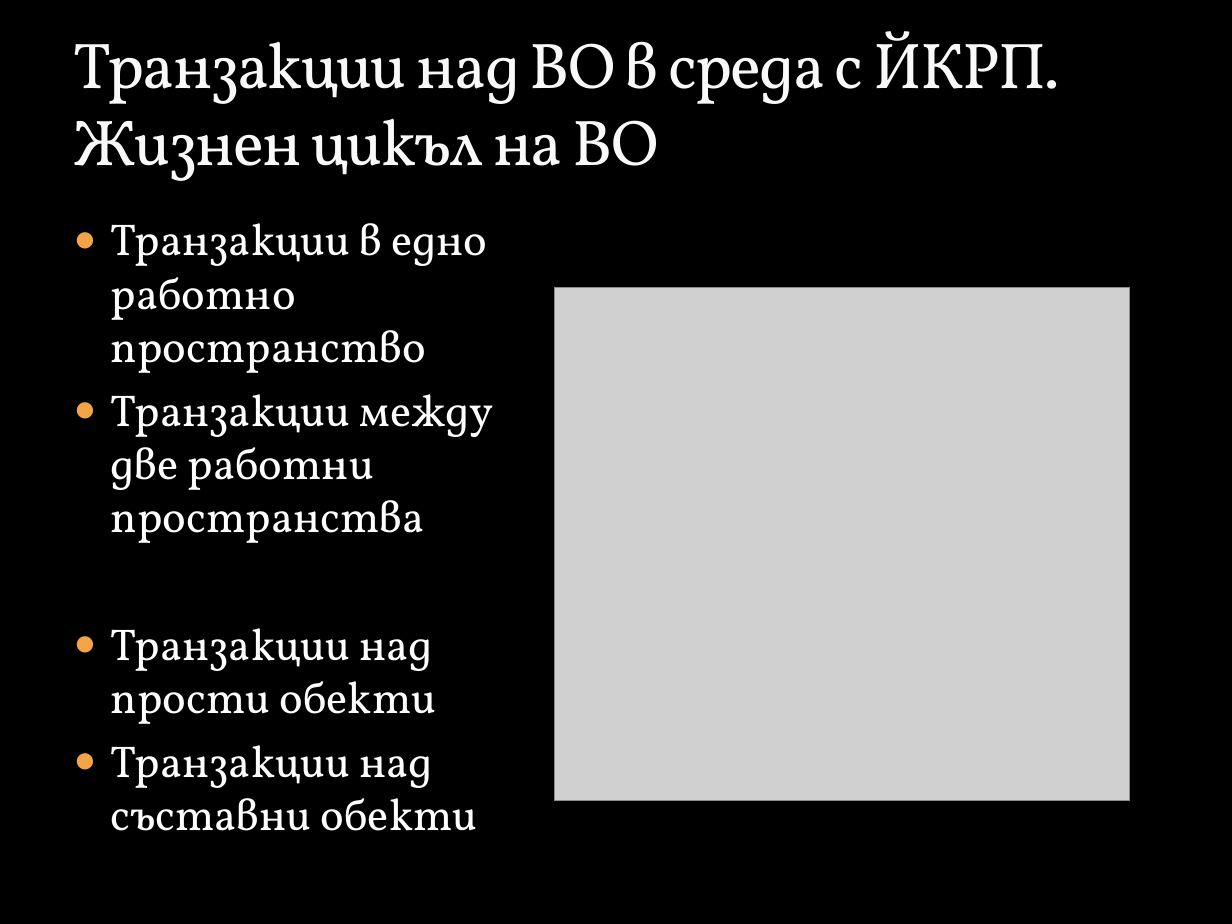
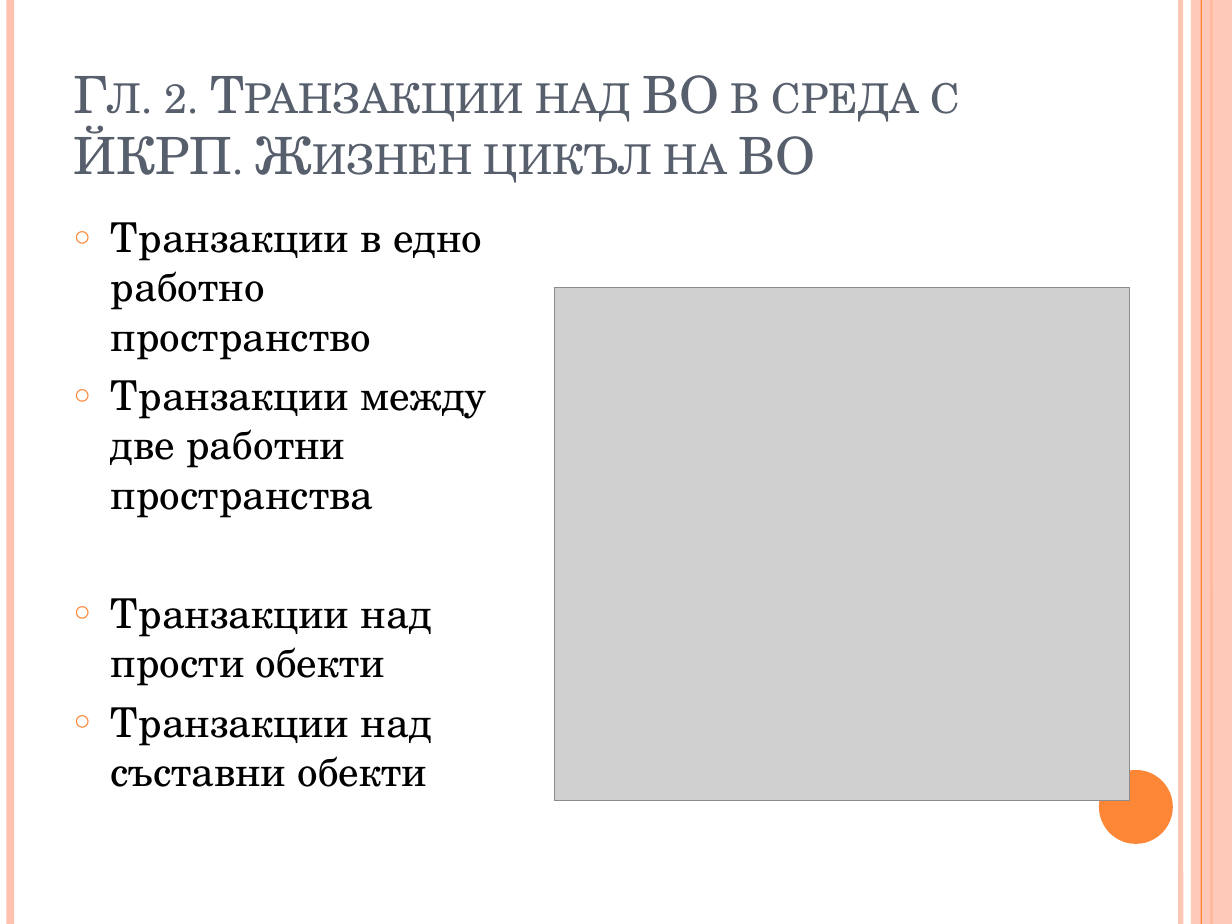
Before and after one commit to vjotov/versia, a slide deck: slide 8 of doc/Presentation.pptx (slide 11 before the commit). Drawn at 1232x924 pixels with LibreOffice and Linux fonts; fonts in the diff are those of the drawing; grey boxes stand for pictures; background and template pictures are left out. Boxes give left, top, right and bottom in pixels: in the first picture for what was removed or moved away, otherwise in the second. Text is boxed around its words. In the diff, an @@ line names an element or a change of style, - is before the commit and + after.

```diff
--- a/doc/Presentation.pptx
+++ b/doc/Presentation.pptx
@@ background picture (left out) to #FFFFFF @@
@@ line added from (10, 0) to (10, 924), #FEC3AE 4.5 pt @@
@@ line added from (1180, 0) to (1180, 924), #FEC3AE 3 pt @@
@@ rectangle added at bbox=[1191, 0, 1232, 924], fill #FEC3AE at 87% opacity @@
@@ line added from (1201, 0) to (1201, 924), #FE8637 0.75 pt @@
@@ line added from (1211, 0) to (1211, 924), #FE8637 1.5 pt @@
@@ title at bbox=[74, 75, 960, 183]: text changed; size 37.8 to 30 pt; font Vollkorn to TeX Gyre Schola; text colour #F9F9F9 to #575F6D @@
-Транзакции над ВО в среда с ЙКРП. Жизнен цикъл на ВО
+Гл. 2. Транзакции над ВО в среда с ЙКРП. Жизнен цикъл на ВО
@@ text "Транзакции в едно работно пространство" at bbox=[111, 222, 487, 787]: size 26 to 24 pt, font Vollkorn to TeX Gyre Schola, text colour #FFFFFF to #000000; bullet ● to ○; bullet colour #F3A447 to #FE8637 @@
@@ ellipse added at bbox=[1099, 770, 1173, 844], fill #FE8637 @@
```
Also in this commit, not shown: 13 other slides changed, 1 slide added, 3 slides removed.
